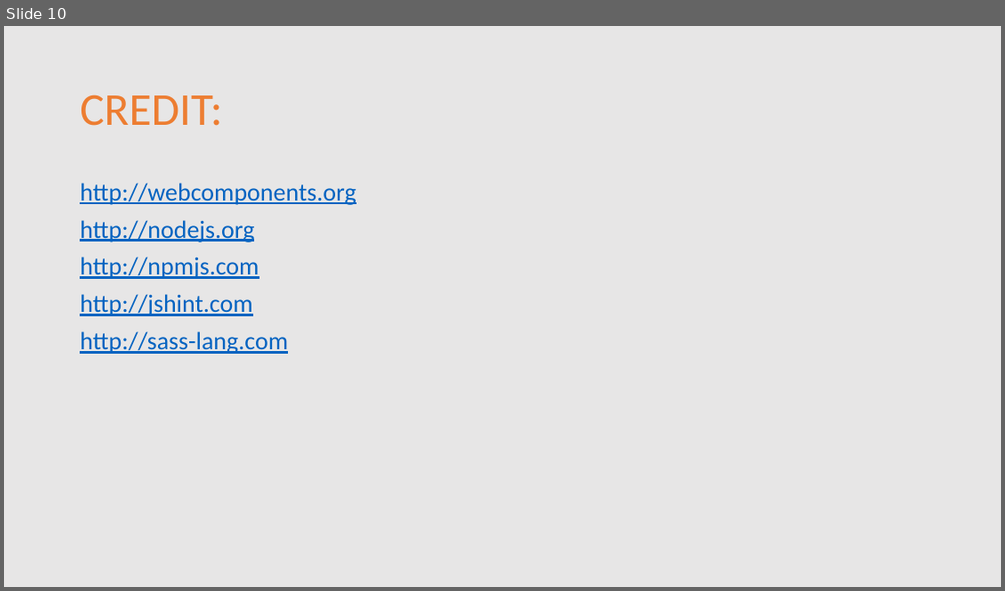
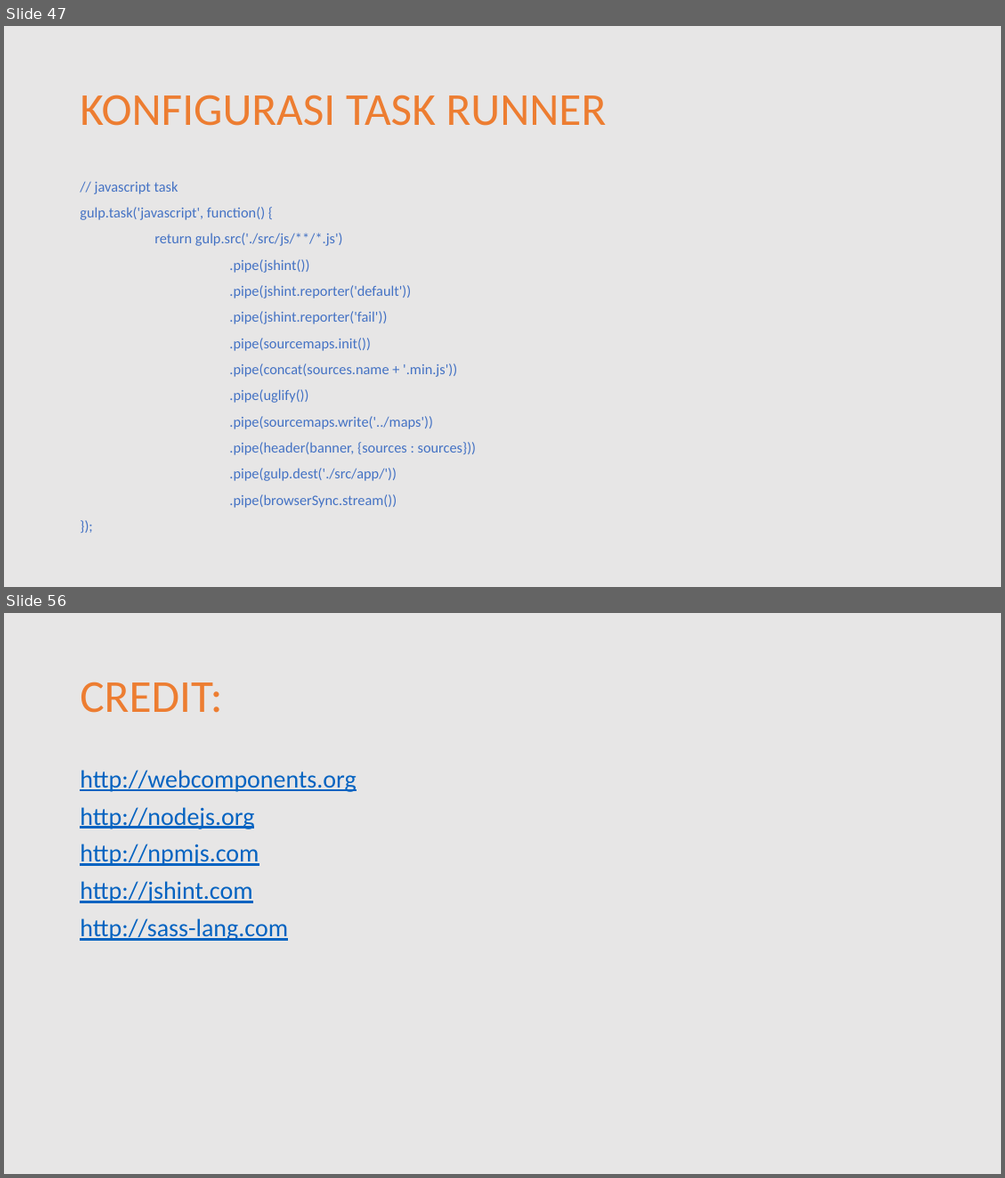
Before and after one commit to MalangFrontend/ongis-frontend-1, a slide deck: doc/presentasi-materi-01.pptx. Shown one above the other, each under a label of ours: slide 10 before the commit, slides 47 and 56 after it; the slides between them are not shown. The pictures are 1005x591 and 1005x1178 pixels, drawn with LibreOffice and Linux fonts; fonts in the diff are those of the drawing. Boxes give left, top, right and bottom in pixels: in the first picture for what was removed or moved away, otherwise in the second. Text is boxed around its words. In the diff, an @@ line names an element or a change of style, - is before the commit and + after.

```diff
--- a/doc/presentasi-materi-01.pptx
+++ b/doc/presentasi-materi-01.pptx
@@ slide 47 added at (x1=4, y1=26, x2=1001, y2=587), background #E7E6E6 @@
@@ title added at (x1=80, y1=95, x2=607, y2=126), 44 pt, text #ED7D31 @@
+KONFIGURASI TASK RUNNER
@@ text added at (x1=80, y1=181, x2=477, y2=507), 14 pt, text #4472C4 @@
+// javascript task
+gulp.task('javascript', function() {
+return gulp.src('./src/js/**/*.js')
+.pipe(jshint())
+.pipe(jshint.reporter('default'))
+.pipe(jshint.reporter('fail'))
+.pipe(sourcemaps.init())
+.pipe(concat(sources.name + '.min.js'))
+.pipe(uglify())
+.pipe(sourcemaps.write('../maps'))
+.pipe(header(banner, {sources : sources}))
+.pipe(gulp.dest('./src/app/'))
+.pipe(browserSync.stream())
+});
@@ what was slide 10 is now slide 56 @@
```
Also in this commit, not shown: 6 slides changed, 45 other slides added, 5 other files.
